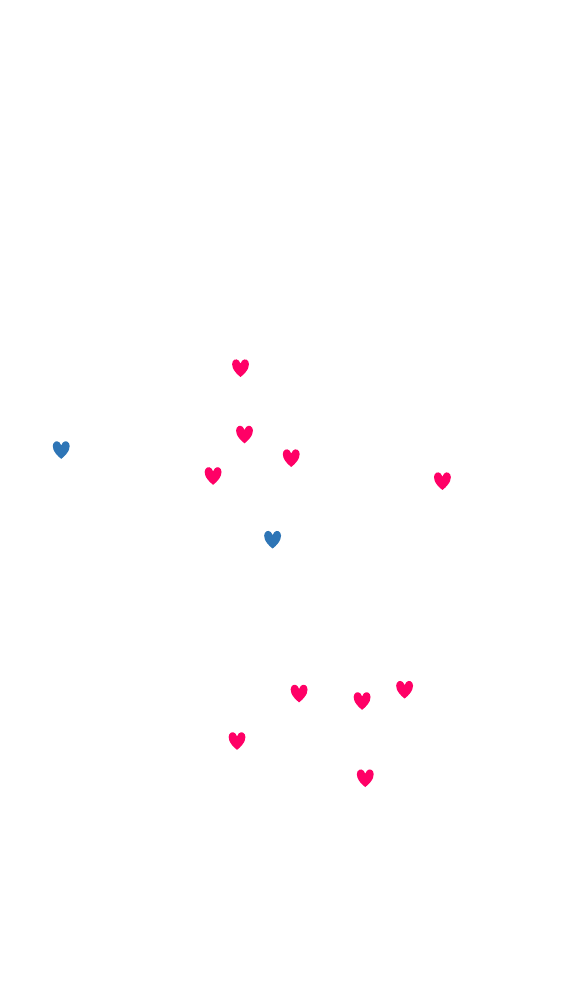
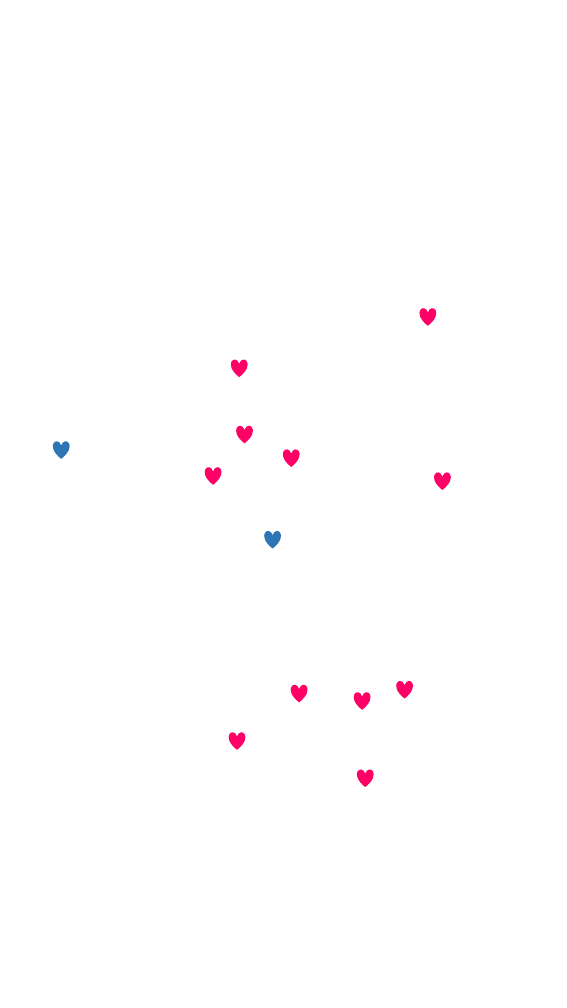
Before and after one commit to whitesoun/homepage, a slide deck: slide 1 of 0.PPT파일/등산지도_경로_세로_2020-08-29.pptx. Drawn at 567x1008 pixels with LibreOffice and Linux fonts; fonts in the diff are those of the drawing; background and template pictures are left out. Boxes give left, top, right and bottom in pixels: in the first picture for what was removed or moved away, otherwise in the second. Text is boxed around its words. In the diff, an @@ line names an element or a change of style, - is before the commit and + after.

```diff
--- a/0.PPT파일/등산지도_경로_세로_2020-08-29.pptx
+++ b/0.PPT파일/등산지도_경로_세로_2020-08-29.pptx
@@ heart added at [420, 308, 436, 326], fill #FF0066 @@
```
Also in this commit, not shown: 17 other files.
